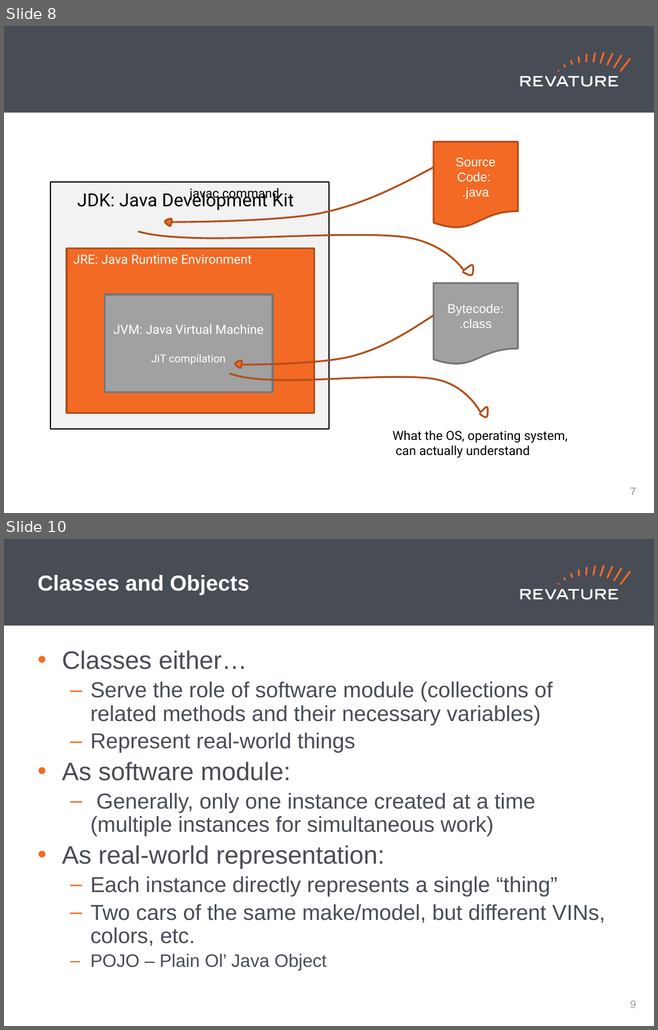
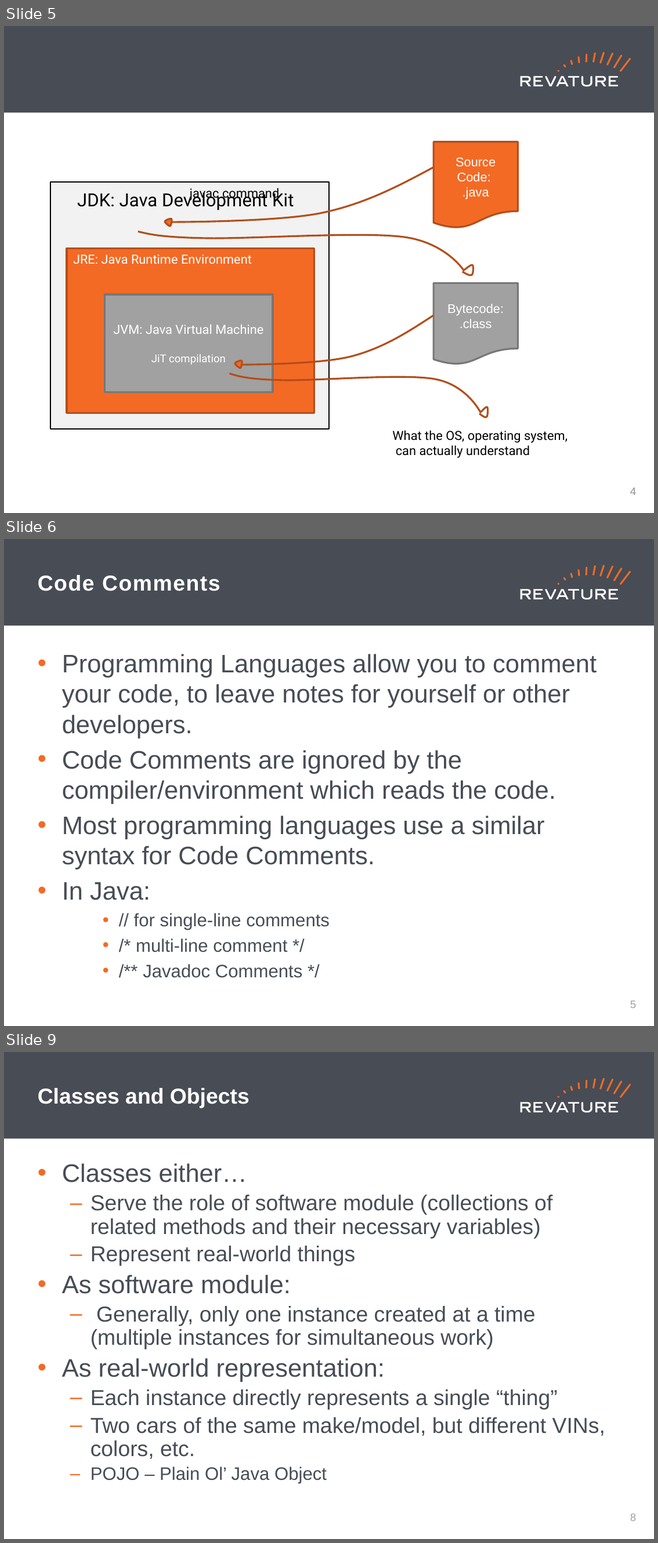
Before and after one commit to jhigherevature/8302021_RAP, a slide deck: powerpoints/Day_2.pptx. Shown one above the other, each under a label of ours: slides 8 and 10 before the commit, slides 5, 6 and 9 after it; the slides between them are not shown. The pictures are 658x1030 and 658x1543 pixels, drawn with LibreOffice and Linux fonts; fonts in the diff are those of the drawing. Boxes give left, top, right and bottom in pixels: in the first picture for what was removed or moved away, otherwise in the second. Text is boxed around its words. In the diff, an @@ line names an element or a change of style, - is before the commit and + after.

```diff
--- a/powerpoints/Day_2.pptx
+++ b/powerpoints/Day_2.pptx
@@ slide 6 added at (4,539,654,1026), background #FFFFFF; not listed: 19 template elements that a slide beside it also shows @@
@@ title added at (38,575,220,591), 24 pt, text #FFFFFF, bold @@
+Code Comments
@@ text added at (62,654,596,978), 28 pt, text #474C55 @@
+• Programming Languages allow you to comment your code, to leave notes for yourself or other developers.
+• Code Comments are ignored by the compiler/environment which reads the code.
+• Most programming languages use a similar syntax for Code Comments.
+• In Java:
+    • // for single-line comments
+    • /* multi-line comment */
+    • /** Javadoc Comments */
@@ page number added at (630,1001,636,1008), 12 pt, text #A0A1A0 @@
+5
@@ what was slide 8 is now slide 5 @@
@@ page number at (581,478,642,504): text changed @@
-7
+4
@@ page number at (630,488,636,495): text changed @@
-7
+4
@@ what was slide 10 is now slide 9 @@
@@ page number at (630,1514,636,1521): text changed @@
-9
+8
```
Also in this commit, not shown: 3 slides changed, 11 other slides added, 7 slides removed, 2 other files.
